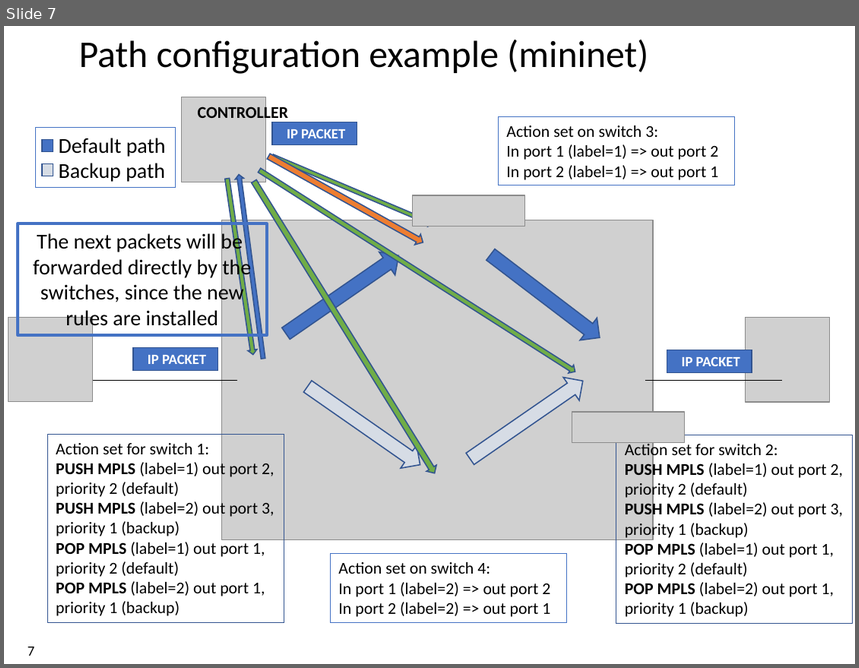
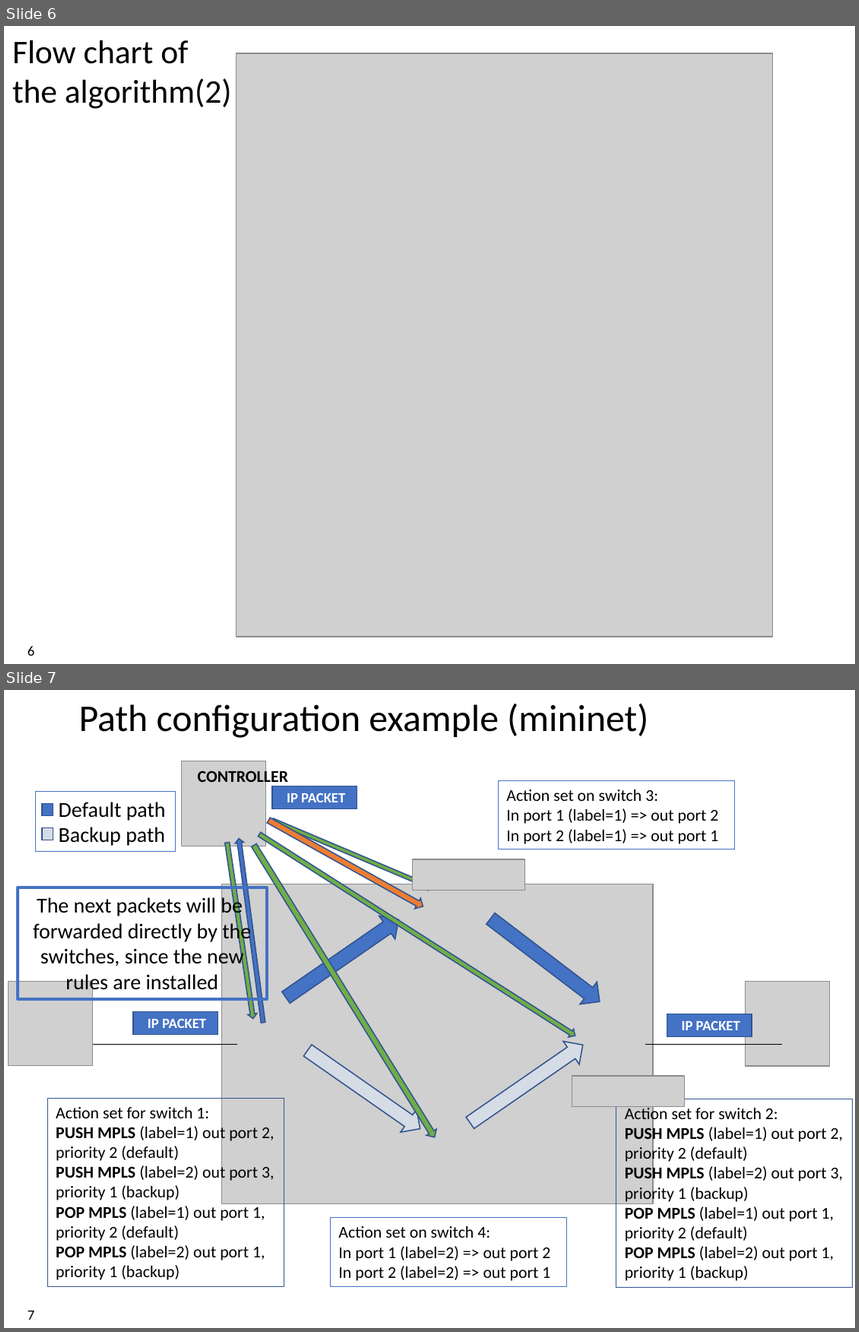
Before and after one commit to xdl907/switching-and-routing-project, a slide deck: template_project_exam__1_.pptx. Shown one above the other, each under a label of ours: slide 7 before the commit, slides 6 and 7 after it. The pictures are 859x668 and 859x1332 pixels, drawn with LibreOffice and Linux fonts; fonts in the diff are those of the drawing; grey boxes stand for pictures; background and template pictures are left out. Boxes give left, top, right and bottom in pixels: in the first picture for what was removed or moved away, otherwise in the second. Text is boxed around its words. In the diff, an @@ line names an element or a change of style, - is before the commit and + after.

```diff
--- a/template_project_exam__1_.pptx
+++ b/template_project_exam__1_.pptx
@@ slide 6 added at box(4, 26, 855, 664), background #FFFFFF @@
@@ text added at box(12, 40, 232, 109), 28 pt, text #000000 @@
+Flow chart of the algorithm(2)
@@ picture added at box(237, 53, 773, 637) @@
@@ page number added at box(28, 646, 34, 656), 12 pt, text #000000 @@
+6
```
Also in this commit, not shown: 7 slides changed, 2 other slides added, 2 slides removed.
